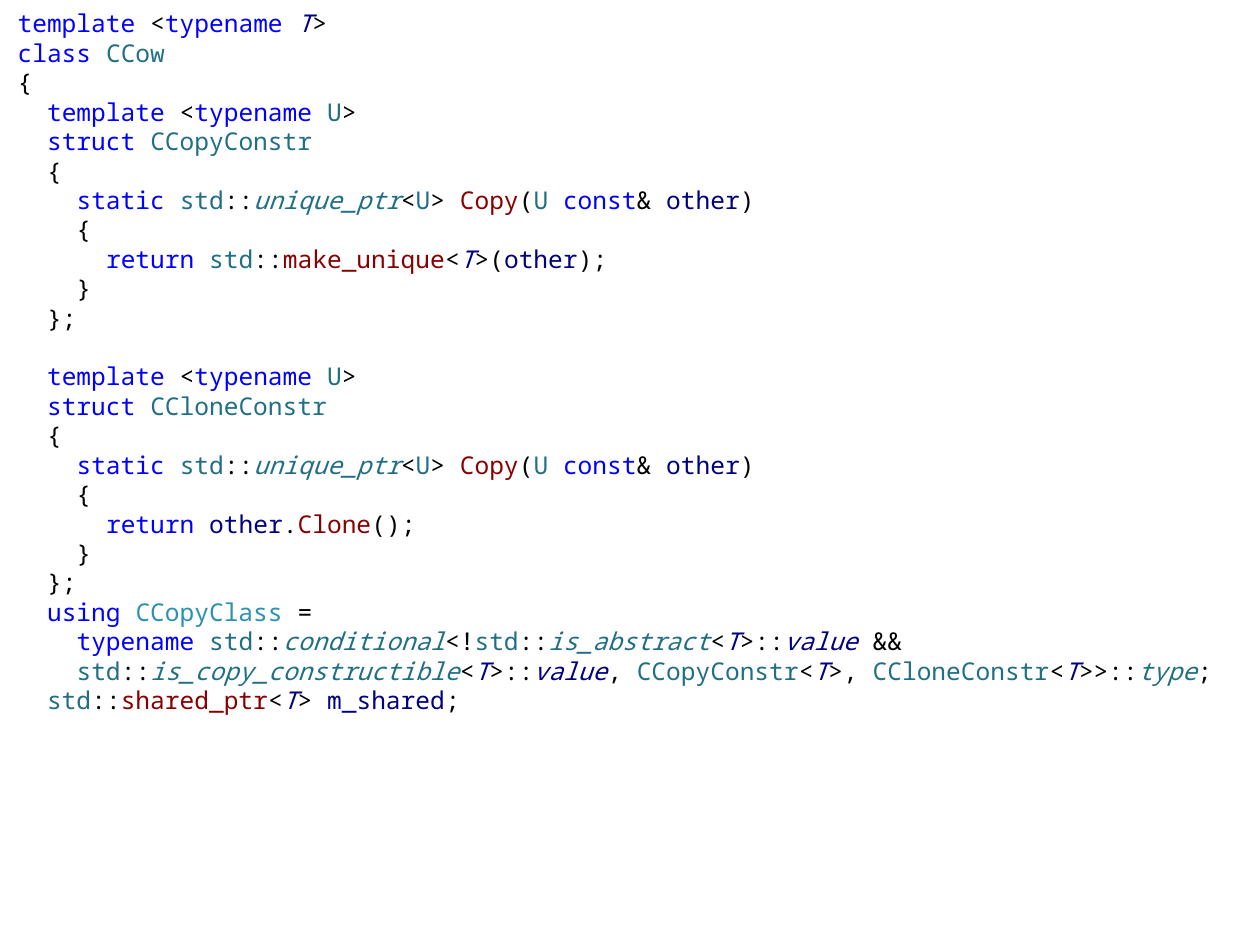
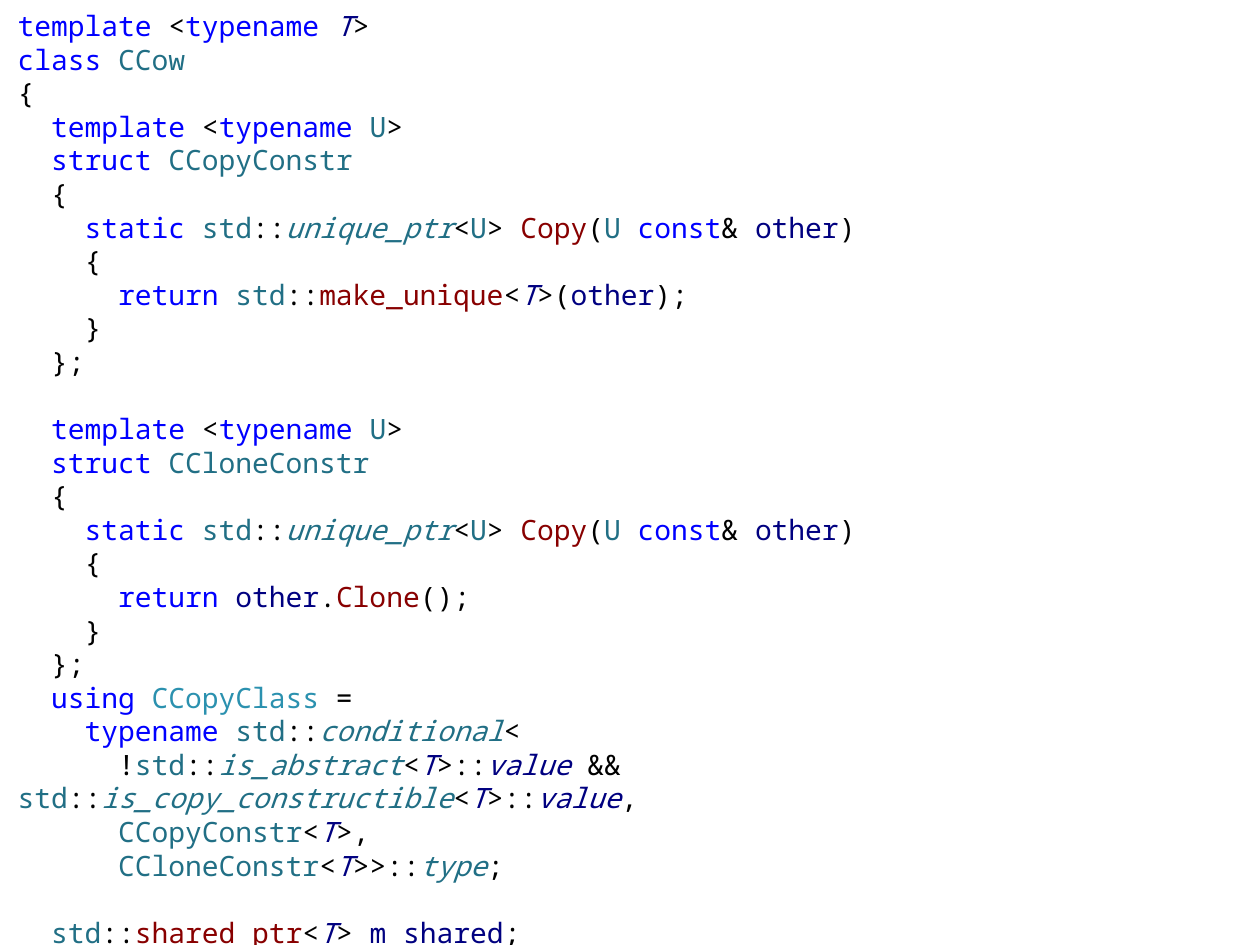
Before and after one commit to iv-sergius/ood, a slide deck: slide 28 of lectures/12.proxy/proxy.pptx. Drawn at 1260x945 pixels with LibreOffice and Linux fonts; fonts in the diff are those of the drawing. Boxes give left, top, right and bottom in pixels: in the first picture for what was removed or moved away, otherwise in the second. Text is boxed around its words. In the diff, an @@ line names an element or a change of style, - is before the commit and + after.

```diff
--- a/lectures/12.proxy/proxy.pptx
+++ b/lectures/12.proxy/proxy.pptx
@@ text at (x1=18, y1=14, x2=856, y2=945): size 14 to 16 pt in "template <typename T>", "class CCow", "{", "template <typename U>" and 17 more places @@
@@ text at (x1=18, y1=719, x2=621, y2=883): text changed; size 14 to 16 pt @@
-typename std::conditional<!std::is_abstract<T>::value &&
-std::is_copy_constructible<T>::value, CCopyConstr<T>, CCloneConstr<T>>::type;
+typename std::conditional<
+!std::is_abstract<T>::value && std::is_copy_constructible<T>::value,
+CCopyConstr<T>,
+CCloneConstr<T>>::type;
```
Also in this commit, not shown: 14 other slides changed.
